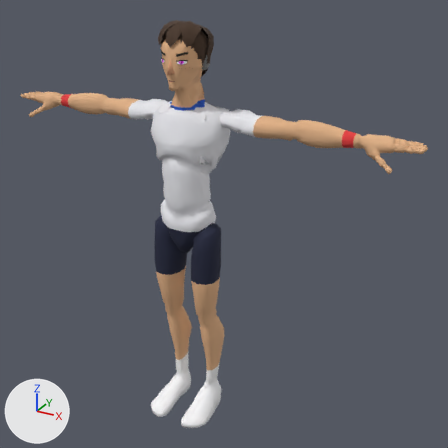
The glTF model sweetspot/models/players/p04.glb, before and after one commit.
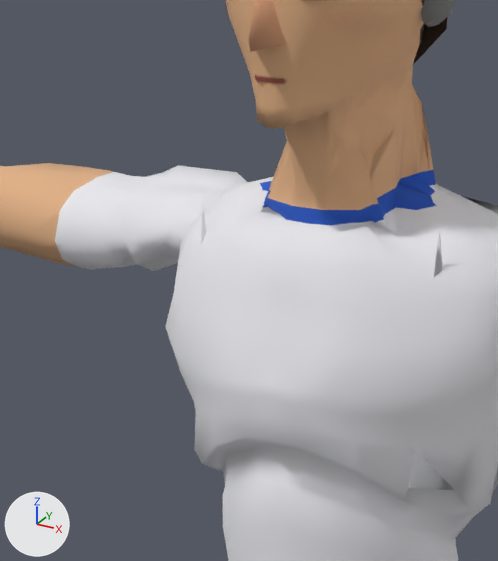
There are two pictures of each version: one whole from a 50 mm camera at (1.361, -2.148, 2.079) aimed at (0.141, 0.071, 0.969), one close up on the part from 26% to 49% of the width and 15% to 40% of the height. The axes (+X, +Y, +Z) are drawn at lower left. The lights are the same throughout. The older version's two pictures come first. Vertices at exactly the same position are counted once.

Names of what the first close-up shows: 'Body', 'Ear', 'Nose' and 2 more.
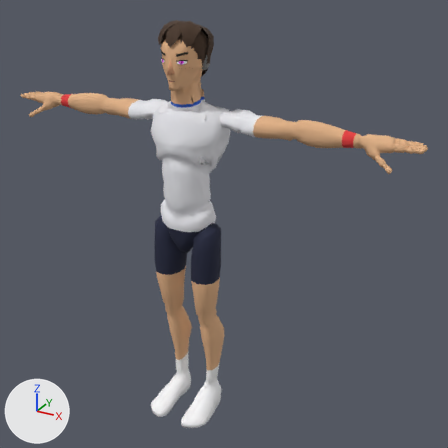
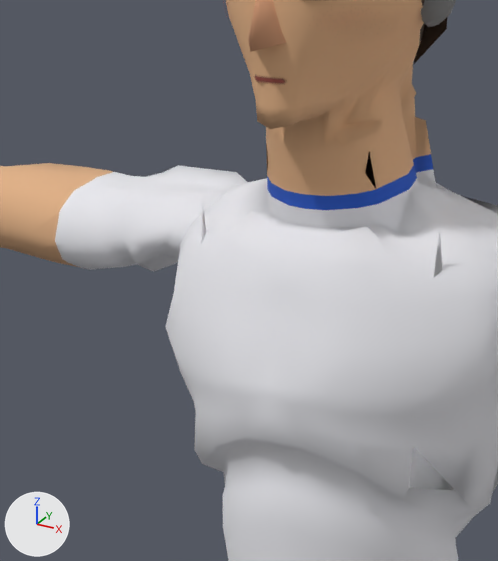
Where the change shows, as pixel boxes (x1, y1, x2, y2) in the close-ups (498 x 561 px; the box of a moved part takes in the faces that stretch with it):
part 1 of me_mannequin, moved or reshaped
    before: (234, 74, 461, 242)
    after: (234, 73, 461, 231)
part 2 of me_mannequin, surface changed
    both: (289, 198, 327, 217)

What changed in the scene script:
```text
Change me_mannequin:
    used by ob_body; location = (0.0, 0.0, 0.0)
    remove me_mannequin.from_pydata(...)  # 8050 vertices, 15854 faces; spans x -0.97..0.97, y -0.21..0.14, z 0.0..1.8
    add me_mannequin.from_pydata(...)  # 8062 vertices, 15878 faces; spans x -0.97..0.97, y -0.21..0.14, z 0.0..1.8
    me_mannequin part 1: 115 vertices moved from x -0.06..0.06, y -0.05..0.05, z 1.49..1.59 to x -0.06..0.06, y -0.06..0.07, z 1.49..1.59; 95 vertices removed from x -0.09..0.09, y -0.05..0.06, z 1.48..1.57; 107 vertices added at x -0.06..0.06, y -0.05..0.06, z 1.5..1.57
    me_mannequin part 2: 16 kept faces spanning x -0.05..0.05, y -0.05..0.04, z 1.5..1.52 get new texture (UV) coordinates
```
